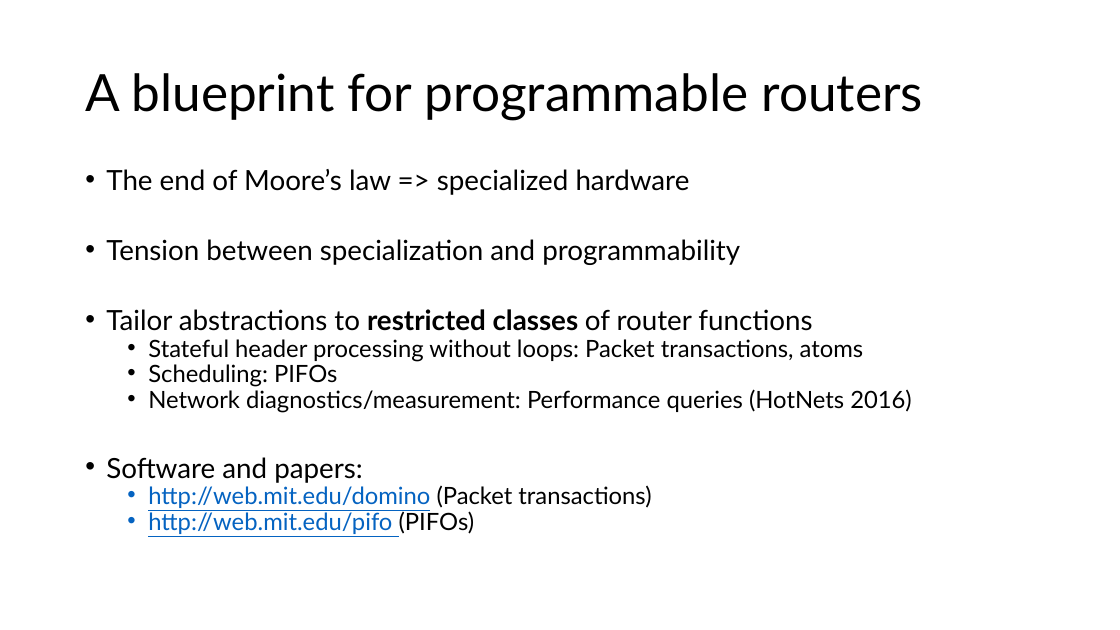
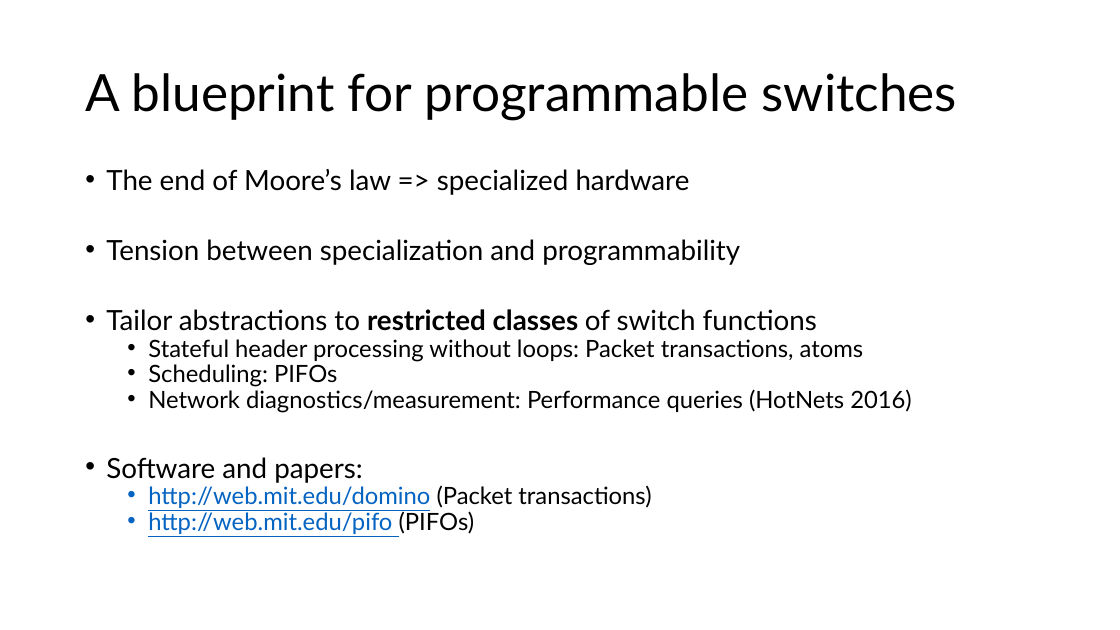
Before and after one commit to anirudhSK/pifo-domino-marple-ppts, a slide deck: slide 46 of combined_domino_pifo.pptx. Drawn at 1120x630 pixels with LibreOffice and Linux fonts; fonts in the diff are those of the drawing. Boxes give left, top, right and bottom in pixels: in the first picture for what was removed or moved away, otherwise in the second. Text is boxed around its words. In the diff, an @@ line names an element or a change of style, - is before the commit and + after.

Commit message:
Rename router to switch.
I think switch works better, router pipelines, shared-memory routers,
and router chips are all really confusing.

```diff
--- a/combined_domino_pifo.pptx
+++ b/combined_domino_pifo.pptx
@@ title at box(85, 73, 958, 120): text changed @@
-A blueprint for programmable routers
+A blueprint for programmable switches
@@ text at box(106, 309, 817, 331): text changed @@
-• Tailor abstractions to restricted classes of router functions
+• Tailor abstractions to restricted classes of switch functions
```
Also in this commit, not shown: 10 other slides changed.
